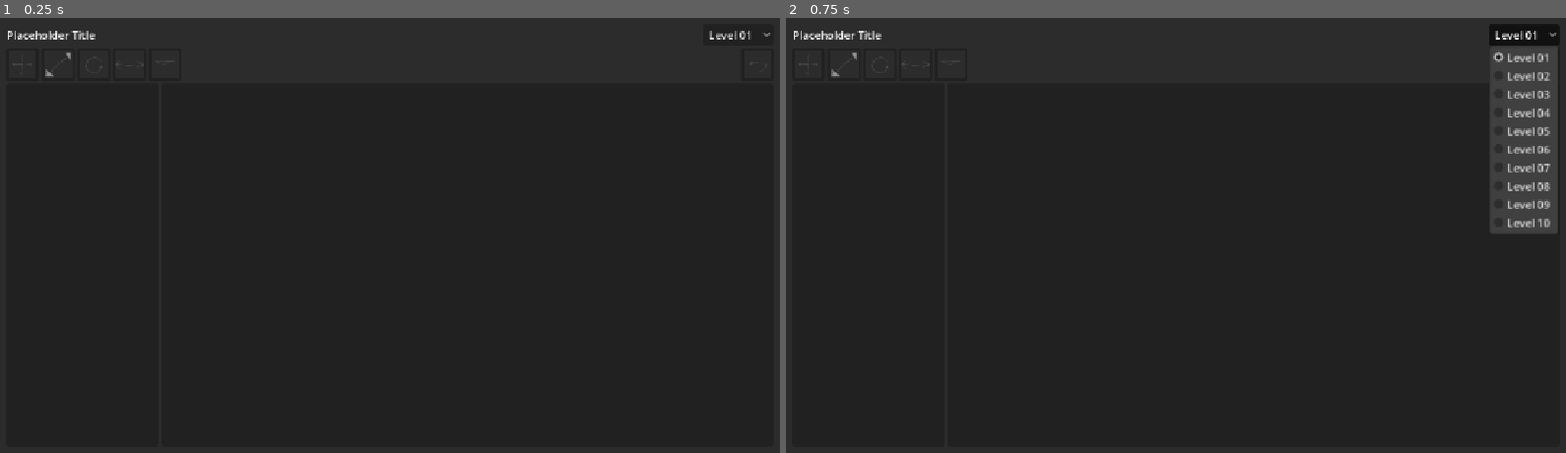
Above: before the commit, frames 1-2 (left to right).
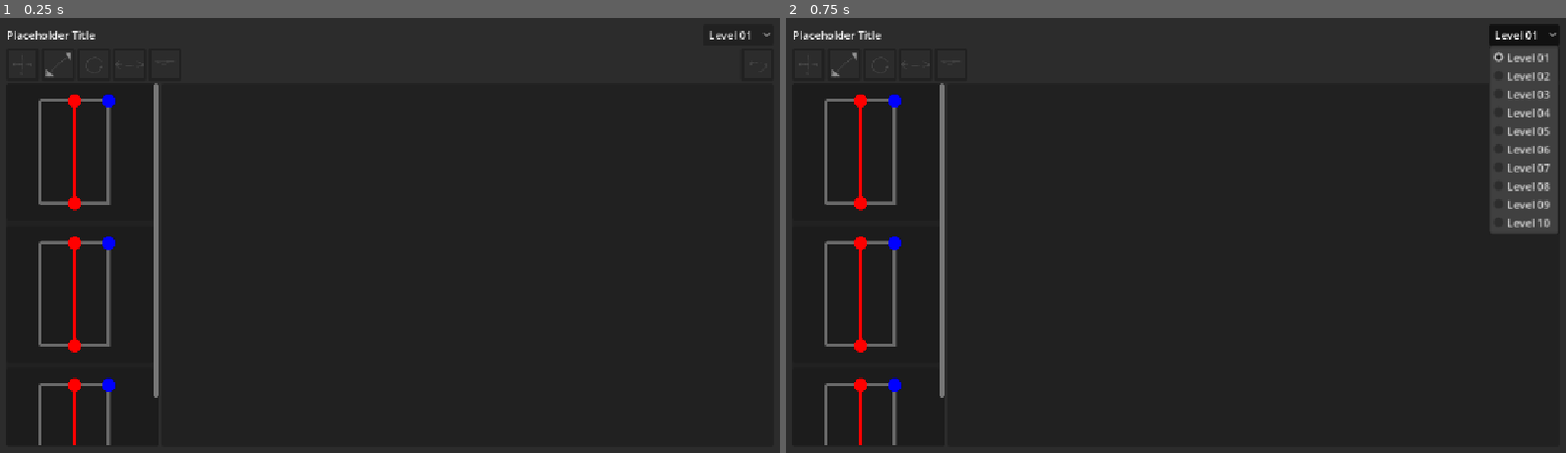
Above: after the commit, the same moments.

Repository: WishingWillow/photoshop-game
Game: Godot game, scene res://UI/TestGame.tscn
Same seed, same stepped clock (60 frames per second), same inputs: the game is played once before the commit and once after it. Before the commit the project starts from res://UI/ui.tscn.
Inputs:
- Up to frame 1 (0.25 s): no input
- Up to frame 2 (0.75 s): click "Level 01" at 0.5 s

The runs differ from the first frame. In frame 1, 1.9% of the frame differs, in the area x 4-21%, y 14-99%; in frame 2, 1.9%.

Commit message:
Added a scene using test data to visualize layers on the UI

Diff:
--- a/UI/LayerEntry.tscn
+++ b/UI/LayerEntry.tscn
@@ -1,22 +1,25 @@
 [gd_scene format=3 uid="uid://by8h4cdi166l8"]
 
+[ext_resource type="Script" uid="uid://fkkqoskhvtjv" path="res://UI/UI Scripts/layer_entry.gd" id="1_yleoj"]
+
 [node name="LayerEntry" type="PanelContainer" unique_id=2012853178]
-custom_minimum_size = Vector2(0, 80)
+custom_minimum_size = Vector2(0, 160)
+offset_right = 200.0
+offset_bottom = 200.0
+script = ExtResource("1_yleoj")
 
 [node name="MarginContainer" type="MarginContainer" parent="." unique_id=17887702]
 layout_mode = 2
 
-[node name="HBoxContainer" type="HBoxContainer" parent="MarginContainer" unique_id=483126735]
+[node name="PreviewContainer" type="SubViewportContainer" parent="MarginContainer" unique_id=1041915453]
+custom_minimum_size = Vector2(200, 200)
 layout_mode = 2
+stretch = true
 
-[node name="Preview" type="TextureRect" parent="MarginContainer/HBoxContainer" unique_id=1950087050]
-custom_minimum_size = Vector2(64, 64)
-layout_mode = 2
-expand_mode = 3
+[node name="PreviewViewport" type="SubViewport" parent="MarginContainer/PreviewContainer" unique_id=2077268615]
+transparent_bg = true
+handle_input_locally = false
+size = Vector2i(200, 200)
+render_target_update_mode = 4
 
-[node name="VBoxContainer" type="VBoxContainer" parent="MarginContainer/HBoxContainer" unique_id=1435130503]
-layout_mode = 2
-
-[node name="LayerName" type="Label" parent="MarginContainer/HBoxContainer/VBoxContainer" unique_id=103853628]
-layout_mode = 2
-text = "Layer"
+[node name="Preview" type="Node2D" parent="MarginContainer/PreviewContainer/PreviewViewport" unique_id=882435809]
--- /dev/null
+++ b/UI/TestGame.tscn
@@ -0,0 +1,14 @@
+[gd_scene format=3 uid="uid://6av2t4uihtlw"]
+
+[ext_resource type="Script" uid="uid://dy53x67upeo3d" path="res://UI/UI Scripts/test_game.gd" id="1_vwbxs"]
+[ext_resource type="PackedScene" uid="uid://b7ohq73rvyklc" path="res://Tests/chain_test.tscn" id="2_a285m"]
+[ext_resource type="PackedScene" uid="uid://ciu5q2n43mg0o" path="res://UI/ui.tscn" id="2_vwbxs"]
+
+[node name="TestGame" type="Node2D" unique_id=551869463]
+script = ExtResource("1_vwbxs")
+
+[node name="test" parent="." unique_id=2127906253 instance=ExtResource("2_a285m")]
+
+[node name="CanvasLayer" type="CanvasLayer" parent="." unique_id=367689532]
+
+[node name="UI" parent="CanvasLayer" unique_id=1096489841 instance=ExtResource("2_vwbxs")]
--- /dev/null
+++ b/UI/UI Scripts/layer_entry.gd
@@ -0,0 +1,18 @@
+extends PanelContainer
+
+@onready var preview_viewport: SubViewport = $MarginContainer/PreviewContainer/PreviewViewport
+@onready var preview: Node2D = $MarginContainer/PreviewContainer/PreviewViewport/Preview
+
+func setup(layer: Layer) -> void:
+	var data: LayerData = layer._data
+
+	var preview_layer := Layer.new()
+	preview_layer._data = data
+
+	preview.add_child(preview_layer)
+	var layer_size := Vector2i(data.size) * Consts.UNIT_SCALE
+	var viewport_size := Vector2i(preview_viewport.size)
+	if layer_size.x <= 0 or layer_size.y <= 0:
+		return
+
+	preview_layer.position = (viewport_size - layer_size) / 2
--- a/UI/layer_list.gd
+++ b/UI/UI Scripts/layer_list.gd
@@ -5,6 +5,7 @@
 func populate_layers(layers: Array[Layer]) -> void:
 	# Clear existing entries
 	for child in get_children():
+		remove_child(child)
 		child.queue_free()
 
 	# Generate an entry for every layer
@@ -14,5 +15,4 @@
 		var entry = layer_entry_scene.instantiate()
 
 		add_child(entry)
-
-		entry.get_node("MarginContainer/HBoxContainer/VBoxContainer/LayerName").text = "Layer %d" % (i + 1)
+		entry.setup(layer)
--- /dev/null
+++ b/UI/UI Scripts/test_game.gd
@@ -0,0 +1,10 @@
+extends Node2D
+
+@onready var test_scene = $test
+@onready var layer_list = $CanvasLayer/UI/MarginContainer/VBoxContainer/HBoxContainer/LayerBar/ScrollContainer/LayerList
+
+func _ready() -> void:
+	print("Game scene loaded!")
+	print("Available layers: ", test_scene.layers.size())
+
+	layer_list.populate_layers(test_scene.layers)
--- a/UI/ui.tscn
+++ b/UI/ui.tscn
@@ -1,13 +1,13 @@
 [gd_scene format=3 uid="uid://ciu5q2n43mg0o"]
 
-[ext_resource type="Script" uid="uid://byg5iul8343db" path="res://UI/game_ui.gd" id="1_2fwl4"]
+[ext_resource type="Script" uid="uid://byg5iul8343db" path="res://UI/UI Scripts/game_ui.gd" id="1_2fwl4"]
 [ext_resource type="Texture2D" uid="uid://cbyvxv20v042l" path="res://UI/Assets/MoveButtonIcon.png" id="2_c7tqi"]
 [ext_resource type="Texture2D" uid="uid://bxdb485e38brc" path="res://UI/Assets/ScaleButtonIcon.png" id="3_cbfhl"]
 [ext_resource type="Texture2D" uid="uid://ce6uo5284uw1a" path="res://UI/Assets/RotateButtonIcon.png" id="4_4fiuh"]
 [ext_resource type="Texture2D" uid="uid://c8q4tusn4egyv" path="res://UI/Assets/MirrorButtonIcon.png" id="5_h81ot"]
 [ext_resource type="Texture2D" uid="uid://cl3ye444uinfp" path="res://UI/Assets/SliceButtonIcon.png" id="6_6rr40"]
 [ext_resource type="Texture2D" uid="uid://dg5htqq74hbe0" path="res://UI/Assets/UndoButtonIcon.png" id="7_0w6e5"]
-[ext_resource type="Script" uid="uid://f7chq1kajgdl" path="res://UI/layer_list.gd" id="8_cbfhl"]
+[ext_resource type="Script" uid="uid://f7chq1kajgdl" path="res://UI/UI Scripts/layer_list.gd" id="8_cbfhl"]
 [ext_resource type="PackedScene" uid="uid://by8h4cdi166l8" path="res://UI/LayerEntry.tscn" id="9_4fiuh"]
 
 [node name="UI" type="Control" unique_id=1096489841]
--- a/project.godot
+++ b/project.godot
@@ -11,7 +11,7 @@
 [application]
 
 config/name="Photoshop Game"
-run/main_scene="uid://ciu5q2n43mg0o"
+run/main_scene="uid://6av2t4uihtlw"
 config/features=PackedStringArray("4.7", "Mobile")
 
 [autoload]
Renamed: UI/game_ui.gd -> UI/UI Scripts/game_ui.gd
Renamed: UI/game_ui.gd.uid -> UI/UI Scripts/game_ui.gd.uid
Not shown, added: UI/UI Scripts/layer_entry.gd.uid
Renamed: UI/layer_list.gd.uid -> UI/UI Scripts/layer_list.gd.uid
Not shown, added: UI/UI Scripts/test_game.gd.uid
